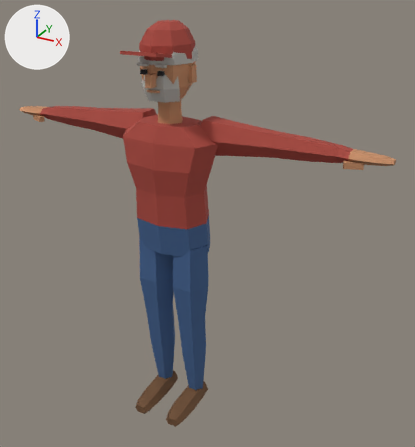
Before and after pictures for a commit that changed the glTF model site/models/GP_Farmer_01.glb.
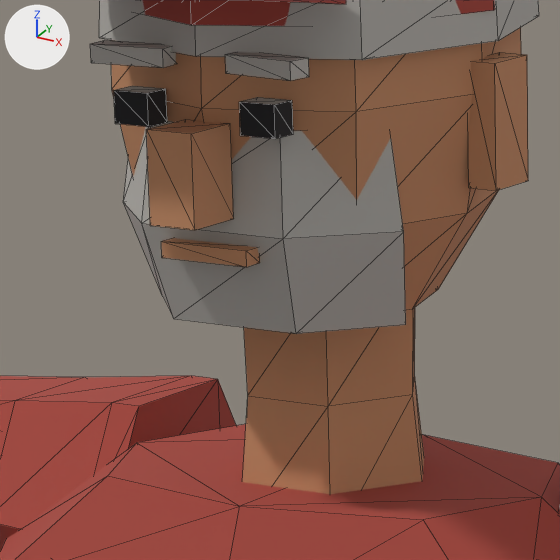
Each version is shown whole from a 50 mm lens placed at (1.345, -2.107, 2.117), pointed at (0.146, 0.074, 1.027), then close up on the part from 30% to 48% of the width and 13% to 30% of the height. The axes (+X, +Y, +Z) are drawn at upper left. The lights are the same throughout. The last two pictures show the newer version. The close-ups show mesh edges as thin lines. Where no turn or scale is listed for an object, it has been applied to the vertices. Vertices at exactly the same position are counted once.

In view in the first close-up: 'GP_Farmer_01'.
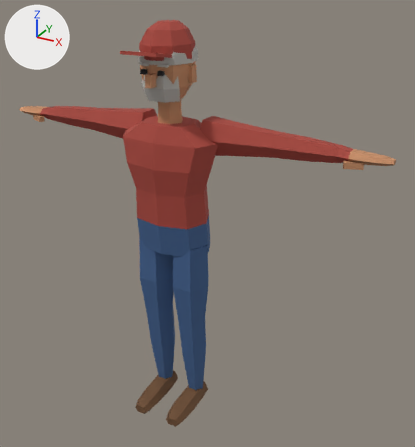
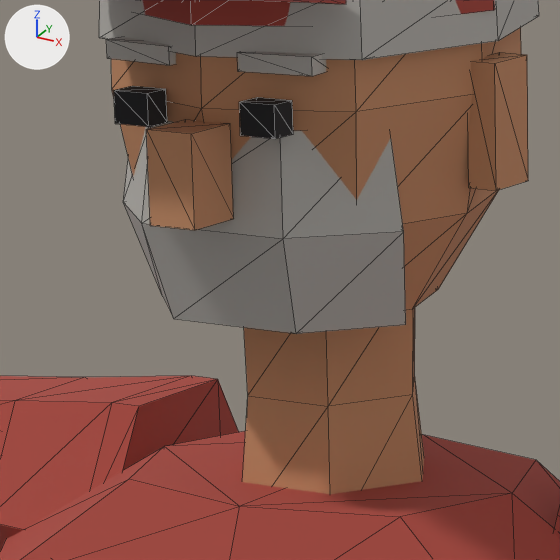
Where the change shows, as pixel boxes (x1, y1, x2, y2) in the close-ups (560 x 560 px; the box of a moved part takes in the faces that stretch with it):
part 1 of me_gp_farmer_01, deleted (brown): before (161, 238, 260, 267)
part 2 of me_gp_farmer_01, moved or reshaped: before (0, 424, 560, 560); after (0, 431, 560, 560)
part 3 of me_gp_farmer_01, moved or reshaped: before (92, 40, 309, 80); after (106, 37, 326, 76)
part 4 of me_gp_farmer_01, surface changed: before (90, 44, 291, 105); after (117, 86, 291, 105)

The change in detail:
me_gp_farmer_01 is used by ob_gp_farmer_01; location (0.0, 0.0, 0.0).
Verts and faces of me_gp_farmer_01; kept vertices keep their numbers, new ones are numbered from 536.
Before the commit, vertices of me_gp_farmer_01: 40 (0.14, 0.0, 1.51) at pixel (541, 497), 41 (0.11, 0.08, 1.51) at pixel (558, 462), 43 (-0.11, 0.08, 1.51), 44 (-0.14, 0.0, 1.51) at pixel (136, 442), 45 (-0.11, -0.08, 1.51) at pixel (107, 475).
Before the commit, vertices of me_gp_farmer_01: 47 (0.11, -0.08, 1.51) at pixel (423, 519).
me_gp_farmer_01 had 536 vertices, 980 faces and spanned x -0.96..0.96, y -0.22..0.15, z 0.0..1.93.
me_gp_farmer_01 now has 528 vertices, 968 faces and spans x -0.96..0.96, y -0.22..0.15, z 0.0..1.93.
me_gp_farmer_01 part 1: the loose piece of 8 vertices spanning x -0.03..0.03, y -0.13..-0.12, z 1.66..1.67 is deleted.
Part 2, on me_gp_farmer_01:
Vertices 40, 41, 47 move by (-0.02, 0.0, 0.0).
Vertices 43, 44, 45 move by (0.02, 0.0, 0.0).
Part 3, on me_gp_farmer_01:
24 faces are deleted.
12 vertices move from x -0.07..0.07, y -0.14..-0.12, z 1.76..1.77 to x -0.07..0.07, y -0.12..-0.1, z 1.76..1.77.
24 new faces join them.
me_gp_farmer_01 part 4: 8 kept faces spanning x -0.07..0.07, y -0.13..-0.1, z 1.75..1.77 get new texture (UV) coordinates.
